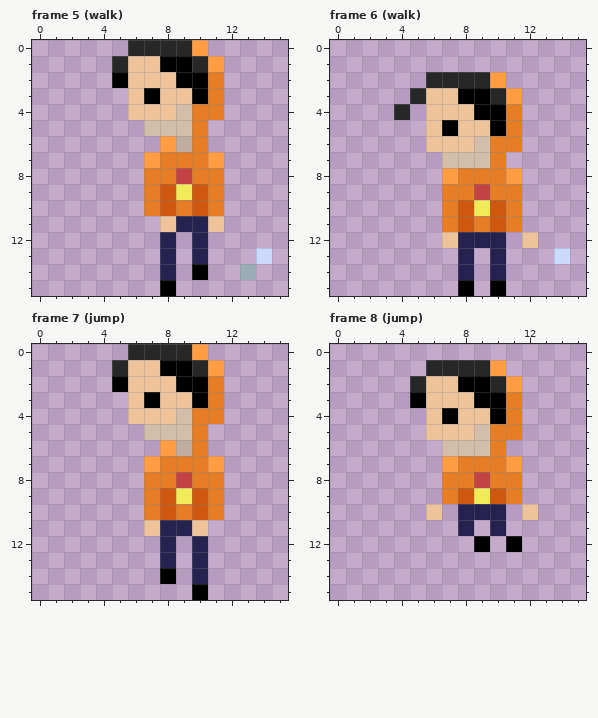
Pixel-art file: aseprite/characters.ase. This is how it looked before the edit.
16x16 pixels, 22 frames. Shown: frame 5 (walk), frame 6 (walk), frame 7 (jump), frame 8 (jump). The commit also changed other frames, which this record leaves out.
The result:
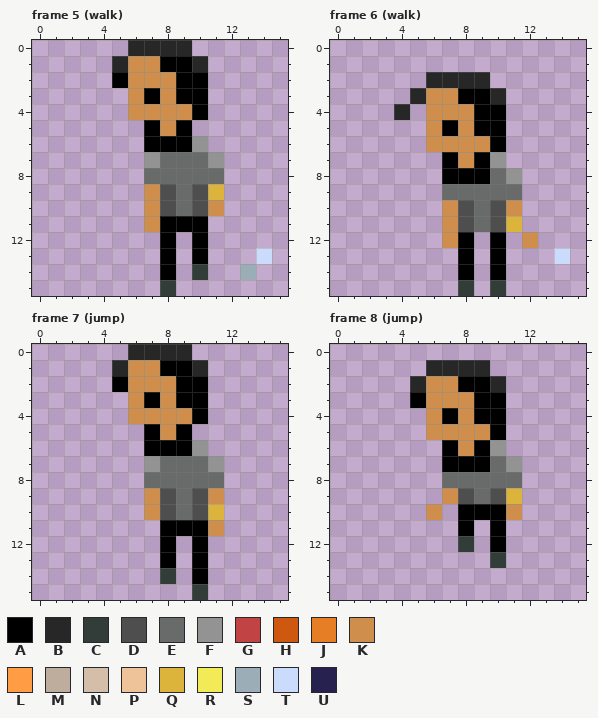
Palette (. is transparent): A #000000  B #272727  C #323c39  D #4e4e4e  E #696a6a  F #939393  G #c24343  H #cf5810  J #e57e24  K #cf8e4b  L #ff9c44  M #bead9d  N #d4bea9  P #eec39a  Q #dcb43b  R #f2eb57  S #9badb7  T #cbdbfc  U #26214e
The edit:
layer "jp" now hidden
layer "raj" now shown
--- frame 5 (walk)
@@ x 4..13 @@
- 0 ..BBBBL...
- 1 .BPPAABL..
- 2 .APPPAAJ..
- 3 ..PAPPAJ..
- 4 ..PPPNJJ..
- 5 ...NNNJ...
- 6 ....LMJ...
- 7 ...LJJJL..
- 8 ...JJGJJ..
- 9 ...JHRHJ..
-10 ...JHJHJ..
-11 ....PUUP..
-12 ....U.U...
-13 ....U.U...
-14 ....U.A..S
-15 ....A.....
+ 0 ..BBBB....
+ 1 .BKKAAB...
+ 2 .AKKKAA...
+ 3 ..KAKAA...
+ 4 ..KKKKA...
+ 5 ...AKA....
+ 6 ...AAAF...
+ 7 ...FEEEF..
+ 8 ...EEEEE..
+ 9 ...KDEDQ..
+10 ...KDEDK..
+11 ...KAAA...
+12 ....A.A...
+13 ....A.A...
+14 ....A.C..S
+15 ....C.....
--- frame 6 (walk)
@@ x 4..14 @@
  1 ...........
- 2 ..BBBBL....
- 3 .BPPAABL...
- 4 B.PPPAAJ...
- 5 ..PAPPAJ...
- 6 ..PPPNJJ...
- 7 ...NNNJ....
- 8 ...LJJJL...
- 9 ...JJGJJ...
-10 ...JHRHJ...
-11 ...JHJHJ...
-12 ...PUUU.P..
-13 ....U.U...T
-14 ....U.U....
-15 ....A.A....
+ 2 ..BBBB.....
+ 3 .BKKAAB....
+ 4 B.KKKAA....
+ 5 ..KAKAA....
+ 6 ..KKKKA....
+ 7 ...AKAF....
+ 8 ...AAAEF...
+ 9 ...EEEEE...
+10 ...KDEDK...
+11 ...KDEDQ...
+12 ...KA.A.K..
+13 ....A.A...T
+14 ....A.A....
+15 ....C.C....
--- frame 7 (jump)
@@ x 4..13 @@
- 0 ..BBBBL...
- 1 .BPPAABL..
- 2 .APPPAAJ..
- 3 ..PAPPAJ..
- 4 ..PPPNJJ..
- 5 ...NNNJ...
- 6 ....LMJ...
- 7 ...LJJJL..
- 8 ...JJGJJ..
- 9 ...JHRHJ..
-10 ...JHJHJ..
-11 ...PUUP...
-12 ....U.U...
-13 ....U.U...
-14 ....A.U...
-15 ......A...
+ 0 ..BBBB....
+ 1 .BKKAAB...
+ 2 .AKKKAA...
+ 3 ..KAKAA...
+ 4 ..KKKKA...
+ 5 ...AKA....
+ 6 ...AAAF...
+ 7 ...FEEEF..
+ 8 ...EEEEE..
+ 9 ...KDEDK..
+10 ...KDEDQ..
+11 ....AAAK..
+12 ....A.A...
+13 ....A.A...
+14 ....C.A...
+15 ......C...
--- frame 8 (jump)
@@ x 4..14 @@
  0 ...........
- 1 ..BBBBL....
- 2 .BPPAABL...
- 3 .APPPAAJ...
- 4 ..PAPPAJ...
- 5 ..PPPNJJ...
- 6 ...NNNJ....
- 7 ...LJJJL...
- 8 ...JJGJJ...
- 9 ...JHRHJ...
-10 ..P.UUU.P..
-11 ....U.U....
-12 .....A.A...
-13 ...........
+ 1 ..BBBB.....
+ 2 .BKKAAB....
+ 3 .AKKKAA....
+ 4 ..KAKAA....
+ 5 ..KKKKA....
+ 6 ...AKAF....
+ 7 ...AAAEF...
+ 8 ...EEEEE...
+ 9 ...KDEDQ...
+10 ..K.AAAK...
+11 ....A.A....
+12 ....C.A....
+13 ......C....
 14 ...........
